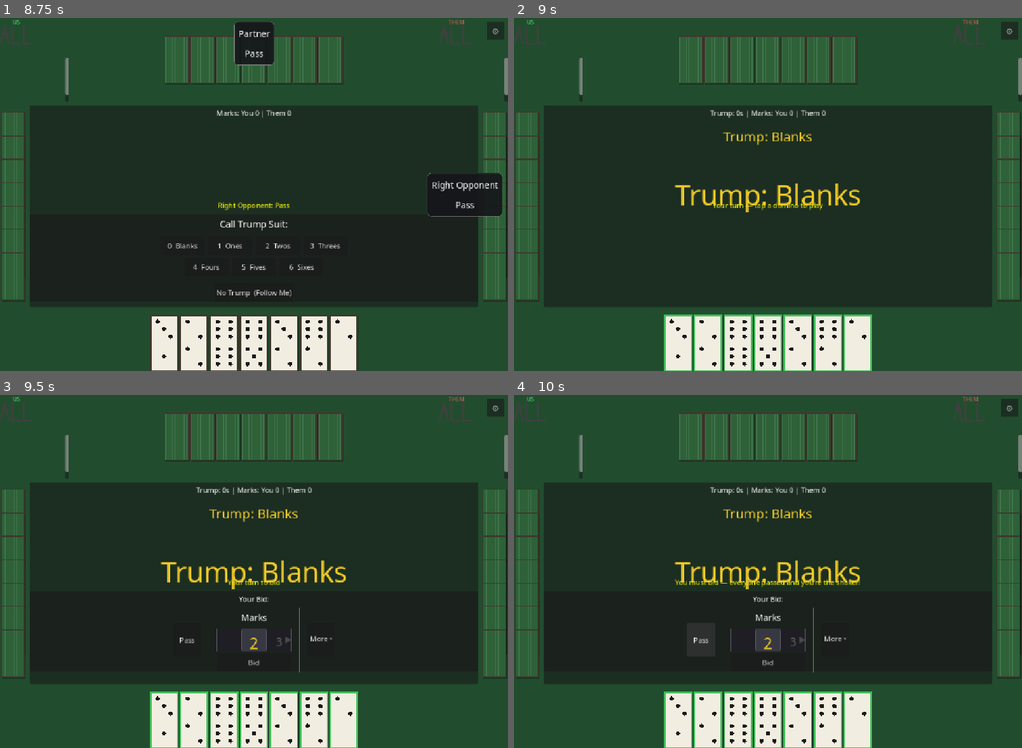
Above: before the commit, frames 1-4 (two rows, left to right).
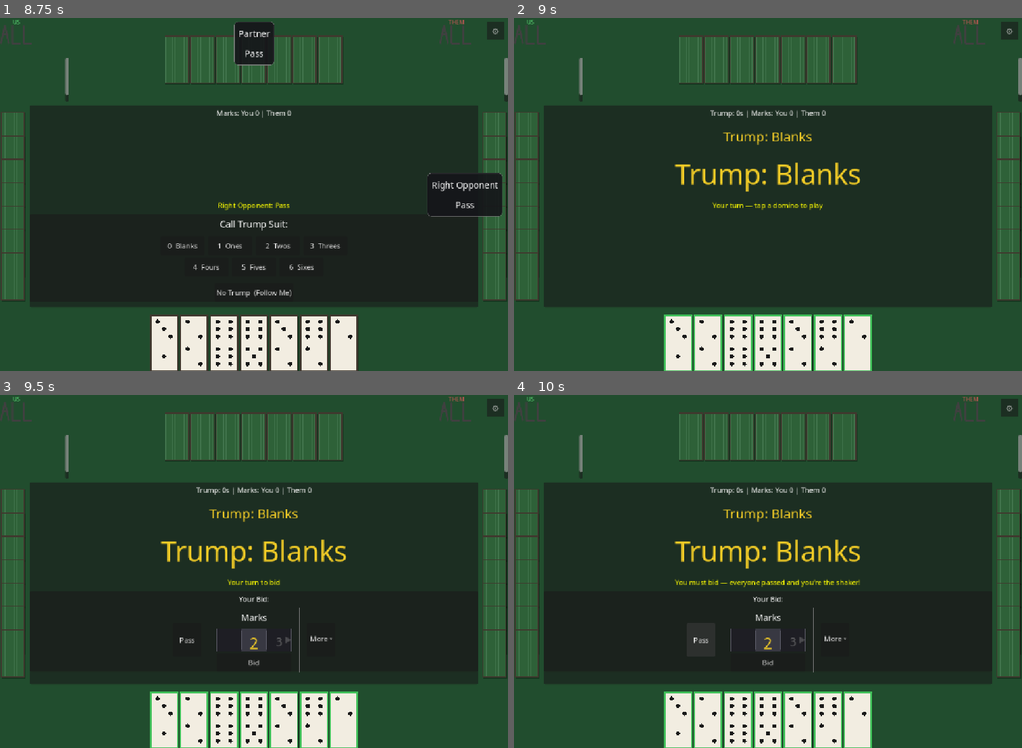
Above: after the commit, the same moments.

Repository: reddoor4123-glitch/42
Game: Godot game, scene res://control.tscn
Two runs of this game, one before a commit and one after it. Both use one fixed random seed, a clock stepped at 60 frames per second and the inputs below.
Inputs:
- Up to frame 1 (8.75 s): click "Play" at 0.5 s; click "Standard 42 The classic game" at 1.25 s; click "⚙" at 2 s; click "Confirm & Restart" at 2.75 s; click "⚙" at 3.5 s; click "Confirm & Restart" at 4.25 s; click "⚙" at 5 s; click "Confirm & Restart" at 5.75 s; click "Pass" at 6.5 s; click "Bid" at 7.25 s; click "Bid" at 8 s
- Up to frame 2 (9 s): click "0 Blanks" at 8.75 s
- Up to frame 3 (9.5 s): no input
- Up to frame 4 (10 s): click "Pass" at 9.5 s

Frame 1 is identical in both runs. In frame 2, 1.6% of the frame differs, in the area x 31-69%, y 40-56%; in frame 3, 1.6%; in frame 4, 1.6%.

Commit message:
Add drag-to-reorder hand; reposition trump announcement banner
Drag-to-reorder (Katy, July 13, 2026): DominoTile now distinguishes tap
from drag via release-gated, distance-threshold detection (mirrors
TrickPile's existing _was_drag pattern) -- domino_pressed fires on a
clean release instead of press, and genuine drags (>6px before release)
emit domino_drag_started/moved/ended instead. game_table.gd spawns a
floating ghost tile during the drag and reorders Player.hand on drop,
based on drop position relative to sibling tiles. Available anytime,
pre-bid and during play, per Katy's scope call -- safe because nothing
in the codebase indexes into Player.hand by position.

Fixed a real bug in the drag wiring: the connect calls can't also
.bind(tile), since the drag signals already emit the tile as their own
first argument -- binding it too throws a hard arity-mismatch error the
moment any signal fires. Connects directly instead, matching the
existing domino_pressed pattern.

Also: repositioned the large trump announcement banner to center on
play_area_container's actual on-screen rect instead of the whole
viewport, since dead-centering on the full screen put it right on top
of status_label's turn-prompt text just below it.

Co-Authored-By: Claude Sonnet 5 <noreply@anthropic.com>

Diff:
--- a/domino_tile.gd
+++ b/domino_tile.gd
@@ -3,11 +3,20 @@
 
 # Emitted when human player taps this domino
 signal domino_pressed(tile)
+# Drag-to-reorder signals (mirrors TrickPile's release-gated, distance-
+# threshold drag detection). domino_pressed now fires on a clean release
+# rather than on press, so a genuine drag never also fires a play/arm.
+signal domino_drag_started(tile)
+signal domino_drag_moved(tile, global_position: Vector2)
+signal domino_drag_ended(tile, was_drag: bool)
 
 var domino: Domino = null
 var face_up: bool = true
 var is_playable: bool = false   # Highlighted as a legal move
 var is_selected: bool = false
+
+var _press_pos: Vector2 = Vector2.ZERO
+var _dragging: bool = false
 
 # Visual constants — change these to tune look/feel
 const DOMINO_WIDTH   := 64.0
@@ -48,9 +57,24 @@
 	queue_redraw()
 
 func _on_gui_input(event: InputEvent):
-	if event is InputEventMouseButton and event.pressed and event.button_index == MOUSE_BUTTON_LEFT:
-		if face_up:
-			domino_pressed.emit(self)
+	if event is InputEventMouseButton and event.button_index == MOUSE_BUTTON_LEFT:
+		if event.pressed:
+			_press_pos = event.position
+			_dragging = false
+		else:
+			if _dragging:
+				domino_drag_ended.emit(self, true)
+			else:
+				if face_up:
+					domino_pressed.emit(self)
+				domino_drag_ended.emit(self, false)
+			_dragging = false
+	elif event is InputEventMouseMotion and event.button_mask & MOUSE_BUTTON_MASK_LEFT:
+		if not _dragging and event.position.distance_to(_press_pos) > 6:
+			_dragging = true
+			domino_drag_started.emit(self)
+		if _dragging:
+			domino_drag_moved.emit(self, get_global_mouse_position())
 
 func _draw():
 	var w := size.x
--- a/game_table.gd
+++ b/game_table.gd
@@ -28,6 +28,7 @@
 var _contract_marks_picker: DrumPicker = null
 var _bid_bubbles: Dictionary = {}  # player_id -> Label
 var _bubble_overlay: Control = null
+var _drag_ghost: DominoTile = null
 var _us_marks: MarksDisplay = null
 var _them_marks: MarksDisplay = null
 var _us_tricks: TrickPile = null
@@ -1541,6 +1542,56 @@
 		_armed_domino = tile.domino
 	_update_armable_highlights()
 
+# ── Drag-to-reorder hand (Katy, July 13, 2026) ──────────────────────────────
+# Available anytime, pre-bid and during active play — not phase-restricted.
+# Safe because nothing indexes into Player.hand by position (every consumer
+# iterates/filters), and deal_snapshot captures deal-time order separately
+# before any reordering could occur. Human seat only — opponent/partner
+# hands render in their own containers, which never connect these signals.
+func _on_hand_drag_started(tile: DominoTile):
+	tile.modulate.a = 0.35  # original tile fades in place, marks the "source" slot
+	_drag_ghost = DominoTile.new()
+	_bubble_overlay.add_child(_drag_ghost)
+	_drag_ghost.setup(tile.domino, true, game.trump)
+	_drag_ghost.size = tile.size
+	_drag_ghost.mouse_filter = Control.MOUSE_FILTER_IGNORE
+	_drag_ghost.modulate.a = 0.92
+
+func _on_hand_drag_moved(tile: DominoTile, global_pos: Vector2):
+	if not is_instance_valid(_drag_ghost):
+		return
+	_drag_ghost.position = _drag_ghost.get_parent().get_local_mouse_position() - _drag_ghost.size / 2.0
+
+func _on_hand_drag_ended(tile: DominoTile, was_drag: bool):
+	tile.modulate.a = 1.0
+	if not was_drag:
+		if is_instance_valid(_drag_ghost):
+			_drag_ghost.queue_free()
+		_drag_ghost = null
+		return
+
+	var drop_center_x = _drag_ghost.global_position.x + _drag_ghost.size.x / 2.0
+	var siblings = player_hand_container.get_children()
+	var new_index = siblings.size()
+	for i in range(siblings.size()):
+		var sib = siblings[i]
+		if sib == tile:
+			continue
+		if drop_center_x < sib.global_position.x + sib.size.x / 2.0:
+			new_index = i
+			break
+
+	var hand = game.players[human_seat].hand
+	hand.erase(tile.domino)
+	new_index = clampi(new_index, 0, hand.size())
+	hand.insert(new_index, tile.domino)
+
+	if is_instance_valid(_drag_ghost):
+		_drag_ghost.queue_free()
+	_drag_ghost = null
+
+	_refresh_all_hands()
+
 func _animate_ai_play(player: Player, domino: Domino):
 	_execute_play(player, domino)
 
@@ -1725,6 +1776,13 @@
 		tile.custom_minimum_size = TILE_SMALL if small else TILE_FULL
 		if face:
 			tile.domino_pressed.connect(_on_human_domino_pressed)
+			# No .bind(tile) here — the drag signals already emit the tile
+			# as their own first argument (mirrors domino_pressed's plain
+			# connect above); binding it too would append a duplicate
+			# trailing arg and throw an arity mismatch at emit time.
+			tile.domino_drag_started.connect(_on_hand_drag_started)
+			tile.domino_drag_moved.connect(_on_hand_drag_moved)
+			tile.domino_drag_ended.connect(_on_hand_drag_ended)
 
 func _add_to_play_area(player_id: int, domino: Domino):
 	var vb = VBoxContainer.new()
@@ -1789,12 +1847,16 @@
 	_scaled_font(label, 42)
 	label.add_theme_color_override("font_color", Color(0.95, 0.80, 0.15))
 	_bubble_overlay.add_child(label)
-	var screen_size = _bubble_overlay.size
 	await get_tree().process_frame
 	if not is_instance_valid(label):
 		return
 	label.size = label.get_minimum_size()
-	label.position = Vector2(screen_size.x / 2 - label.size.x / 2, screen_size.y / 2 - label.size.y / 2)
+	# Centered on play_area_container (the empty trick-display zone at this
+	# point in the flow) rather than the whole screen — dead-centering on
+	# the full viewport put it right on top of status_label's turn-prompt
+	# text just below it.
+	var target_rect = play_area_container.get_global_rect()
+	label.position = Vector2(target_rect.position.x + target_rect.size.x / 2 - label.size.x / 2, target_rect.position.y + target_rect.size.y / 2 - label.size.y / 2)
 	await get_tree().create_timer(0.0 if DEBUG_FAST_MODE else 1.6).timeout
 	if is_instance_valid(label):
 		label.queue_free()
